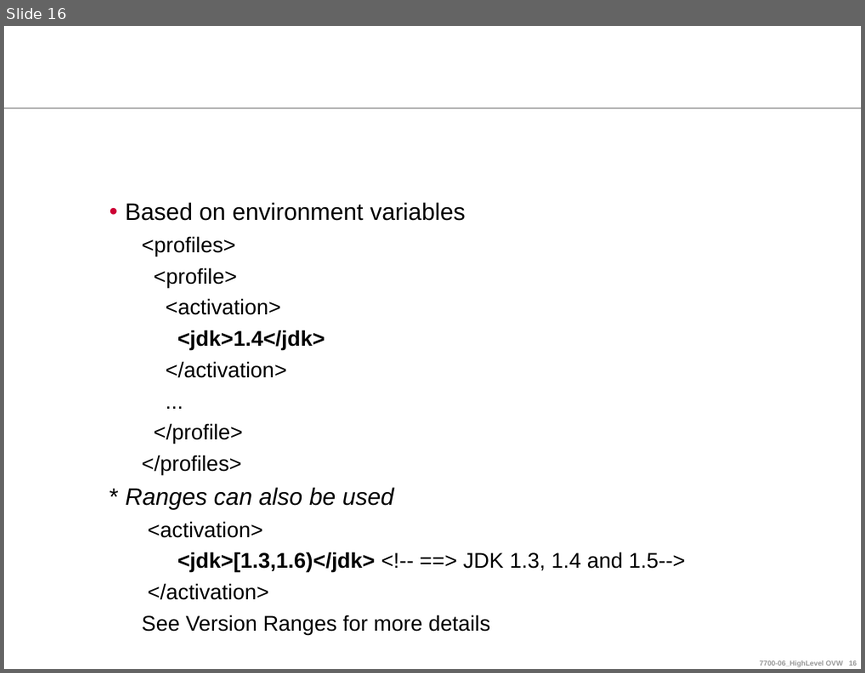
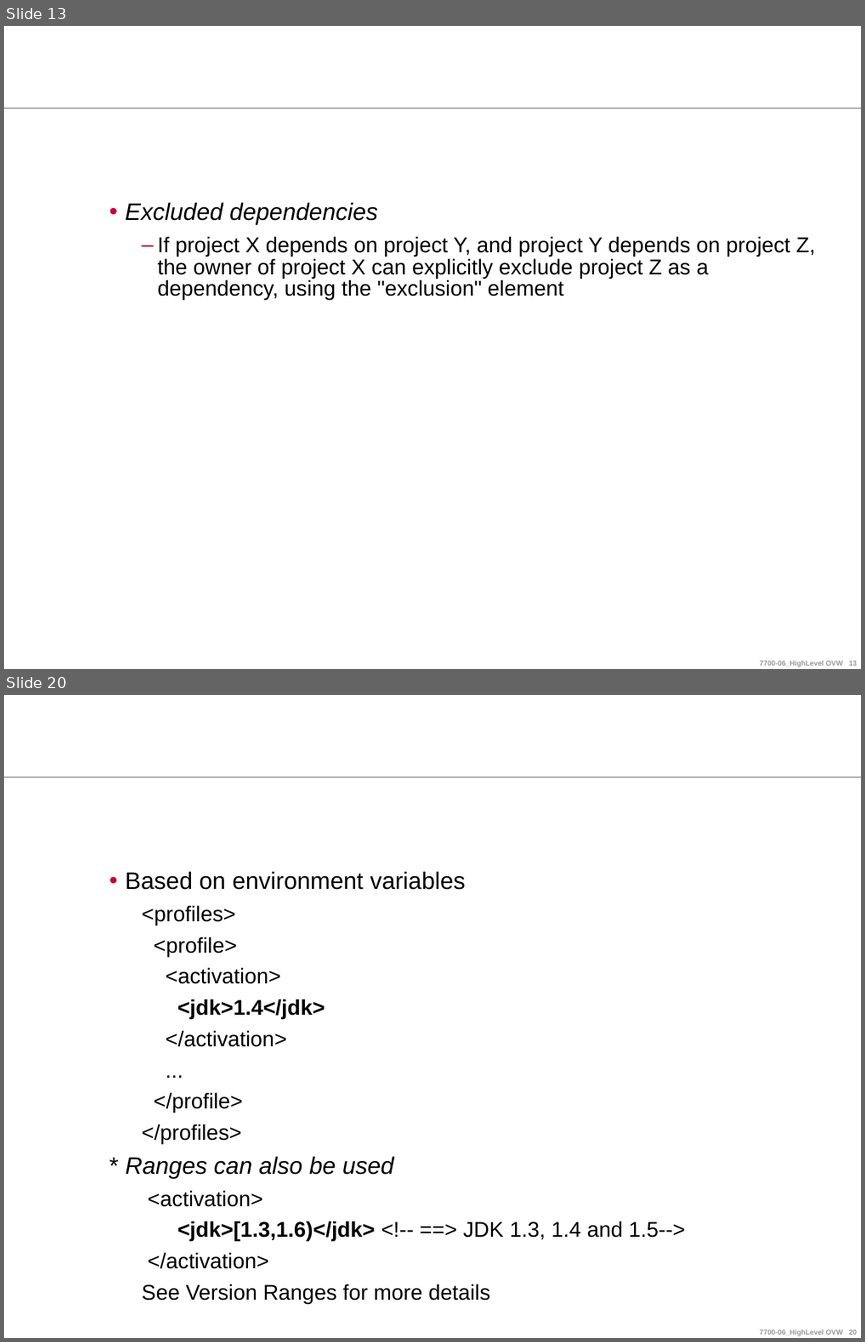
Before and after one commit to ndlongit/longnd-data, a slide deck: Document/Tutorial/[Presentation] Maven.ppt. Shown one above the other, each under a label of ours: slide 16 before the commit, slides 13 and 20 after it; the slides between them are not shown. The pictures are 865x673 and 865x1342 pixels, drawn with LibreOffice and Linux fonts; fonts in the diff are those of the drawing; background and template pictures are left out. Boxes give left, top, right and bottom in pixels: in the first picture for what was removed or moved away, otherwise in the second. Text is boxed around its words. In the diff, an @@ line names an element or a change of style, - is before the commit and + after.

```diff
--- a/Document/Tutorial/[Presentation] Maven.ppt
+++ b/Document/Tutorial/[Presentation] Maven.ppt
@@ slide 13 added at (x1=4, y1=26, x2=861, y2=669), background #FFFFFF; not listed: 2 template elements that a slide beside it also shows @@
@@ text added at (x1=125, y1=202, x2=815, y2=301), 18 pt, text #000000 @@
+• Excluded dependencies
+  – If project X depends on project Y, and project Y depends on project Z, the owner of project X can explicitly exclude project Z as a dependency, using the "exclusion" element
@@ what was slide 16 is now slide 20 @@
```
Also in this commit, not shown: 12 slides changed, 10 other slides added, 7 slides removed, 1 other file.
